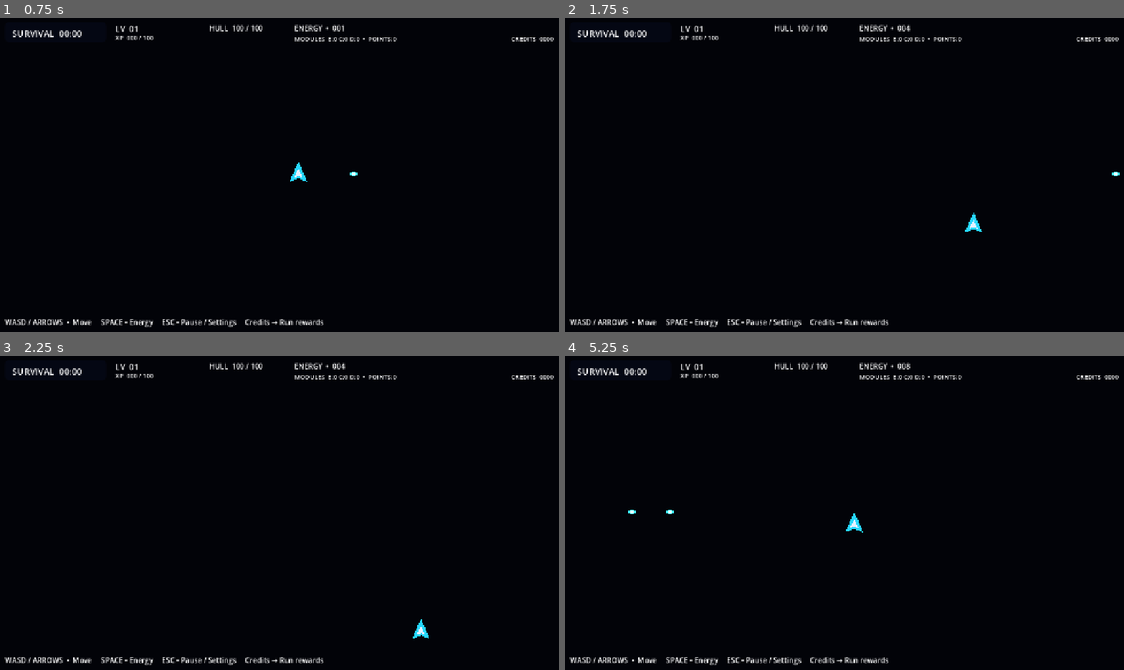
Above: before the commit, frames 1-4 (two rows, left to right).
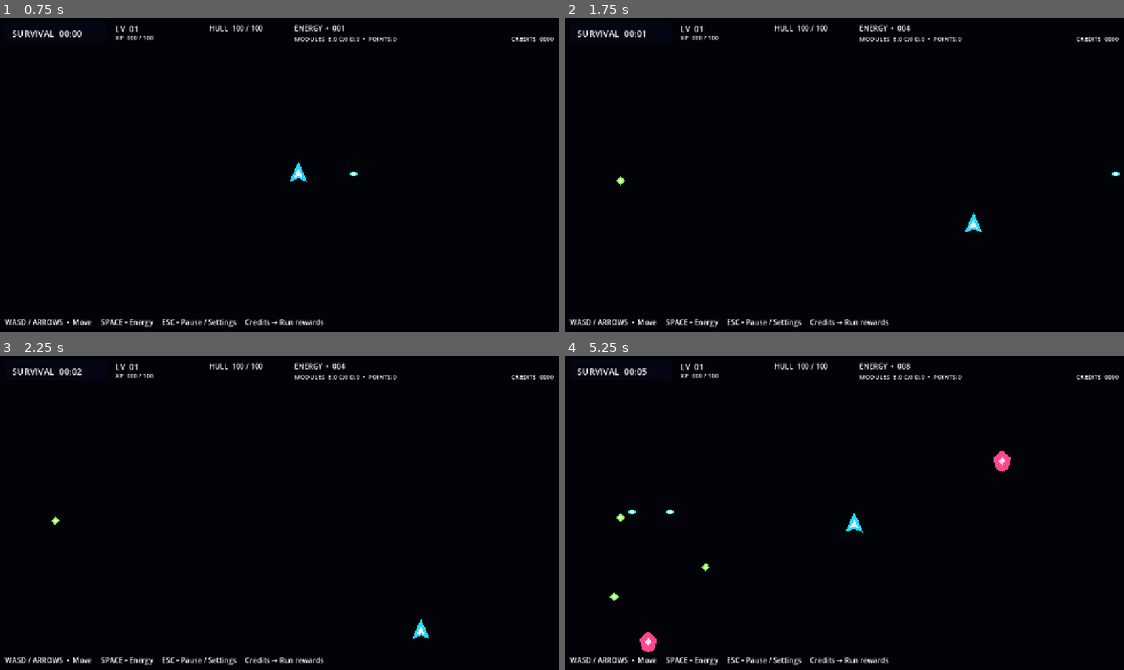
Above: after the commit, the same moments.

Repository: indianequipments092-commits/NEO-GAME-
Game: Godot game, scene res://scenes/main.tscn
Same seed, same stepped clock (60 frames per second), same inputs: the game is played once before the commit and once after it.
Inputs:
- Up to frame 1 (0.75 s): tap Enter at 0.5 s; hold D (move_right) from 0.53 s (still down); hold Space (fire) from 0.53 s (still down)
- Up to frame 2 (1.75 s): release D (move_right) at 1.28 s; release Space (fire) at 1.28 s; hold S (move_down) from 1.28 s (still down); tap 1 at 1.35 s
- Up to frame 3 (2.25 s): release S (move_down) at 2.03 s; hold D (move_right) from 2.03 s (still down); hold 2 from 2.03 s (still down)
- Up to frame 4 (5.25 s): release D (move_right) at 2.78 s; release 2 at 2.78 s; hold W (move_up) 2.78-3.53 s; tap 3 at 2.85 s; hold Space (fire) 3.53-4.28 s; hold A (move_left) 3.53-5.03 s; tap 1 at 4.35 s; hold S (move_down) from 5.03 s (still down); hold 2 from 5.03 s (still down)

Frame 1 is identical in both runs. In frame 2, less than 0.1% of the frame differs, in the area x 9-15%, y 3-54%; in frame 3, less than 0.1%; in frame 4, 0.4%, in the area x 7-80%, y 3-95%.
Error before the commit: Parse Error: Cannot infer the type of "reward" variable because the value doesn't have a set type. (res://scripts/main.gd:107)

Commit message:
Fix Android build type inference in main.gd

Diff:
--- a/scripts/main.gd
+++ b/scripts/main.gd
@@ -35,22 +35,17 @@
 	enemy_spawn_time += delta
 	module_input_cooldown = maxf(0.0, module_input_cooldown - delta)
 	juice_time += delta
-
 	if xp_spawn_time >= xp_spawn_interval:
 		xp_spawn_time = 0.0
 		_spawn_xp_orb()
-
 	if enemy_spawn_time >= enemy_spawn_interval:
 		enemy_spawn_time = 0.0
 		_spawn_enemy()
-
 	if survival_time >= 60.0 and not boss_spawned:
 		boss_spawned = true
 		_spawn_boss()
-
 	_handle_module_input()
 	_update_boss_juice()
-
 	var total_seconds := int(survival_time)
 	var minutes := total_seconds / 60
 	var seconds := total_seconds % 60
@@ -104,12 +99,12 @@
 	if run_reward_claimed:
 		return
 	run_reward_claimed = true
-	var reward := economy.claim_run_reward(int(survival_time))
+	var reward: int = economy.claim_run_reward(int(survival_time))
 	credits_label.text = "CREDITS  %04d  (+%d)" % [economy.get_credits(), reward]
 
 func claim_rewarded_ad_placeholder() -> void:
 	## Safe integration hook only; no live ad SDK is bundled in this project.
-	var reward := economy.claim_ad_reward_placeholder()
+	var reward: int = economy.claim_ad_reward_placeholder()
 	if reward > 0:
 		credits_label.text = "CREDITS  %04d  (+%d)" % [economy.get_credits(), reward]
 
@@ -126,14 +121,10 @@
 func _random_edge_position() -> Vector2:
 	var edge := randi() % 4
 	match edge:
-		0:
-			return Vector2(randf_range(60.0, 1220.0), 60.0)
-		1:
-			return Vector2(randf_range(60.0, 1220.0), 660.0)
-		2:
-			return Vector2(60.0, randf_range(60.0, 660.0))
-		_:
-			return Vector2(1220.0, randf_range(60.0, 660.0))
+		0: return Vector2(randf_range(60.0, 1220.0), 60.0)
+		1: return Vector2(randf_range(60.0, 1220.0), 660.0)
+		2: return Vector2(60.0, randf_range(60.0, 660.0))
+		_: return Vector2(1220.0, randf_range(60.0, 660.0))
 
 func _update_progression_hud() -> void:
 	var level_label := $HUD/LevelLabel
